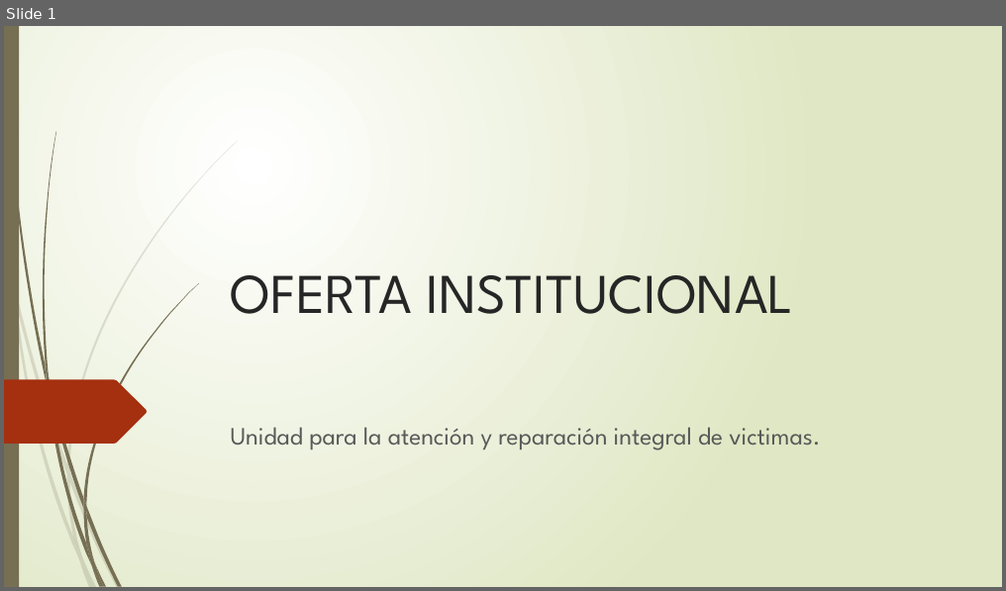
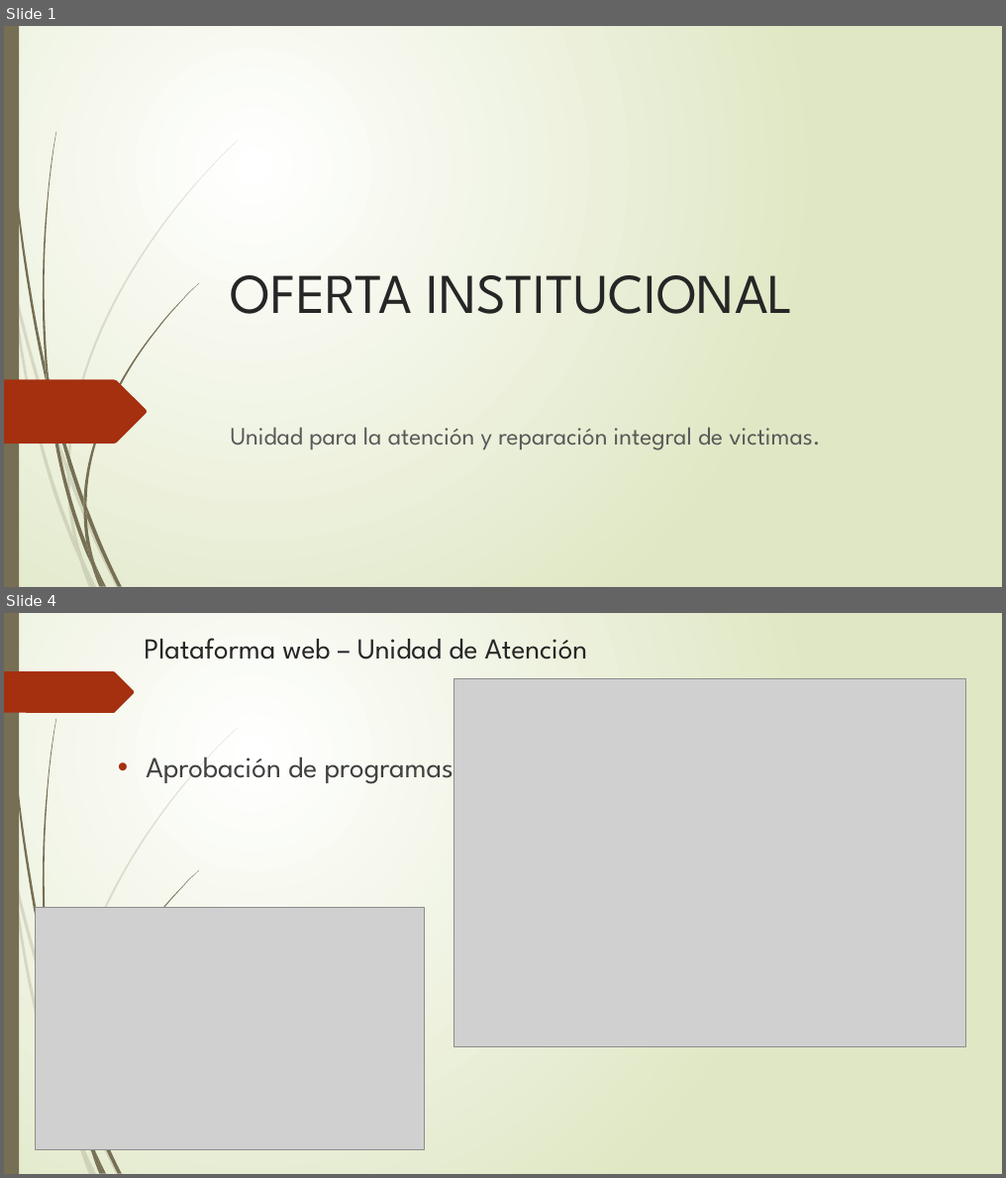
Before and after one commit to anfesmo/Oferta_Institucional, a slide deck: Presentación1.pptx. Shown one above the other, each under a label of ours: slide 1 before the commit, slides 1 and 4 after it; the slides between them are not shown. The pictures are 1006x591 and 1006x1178 pixels, drawn with LibreOffice and Linux fonts; fonts in the diff are those of the drawing; grey boxes stand for pictures. Boxes give left, top, right and bottom in pixels: in the first picture for what was removed or moved away, otherwise in the second. Text is boxed around its words. In the diff, an @@ line names an element or a change of style, - is before the commit and + after.

```diff
--- a/Presentación1.pptx
+++ b/Presentación1.pptx
@@ slide 4 added at (x1=4, y1=613, x2=1002, y2=1174), background gradient #FFFFFF to #DFE8C4; not listed: 18 template elements that a slide beside it also shows @@
@@ text added at (x1=144, y1=638, x2=588, y2=660), 27.9 pt, text #262626 @@
+Plataforma web – Unidad de Atención
@@ freeform shape added at (x1=4, y1=671, x2=135, y2=713), fill #A53010 @@
@@ picture added at (x1=453, y1=678, x2=966, y2=1048) @@
@@ text added at (x1=146, y1=757, x2=453, y2=784), 28 pt, text #404040 @@
+• Aprobación de programas
@@ picture added at (x1=36, y1=908, x2=425, y2=1151) @@
```
Also in this commit, not shown: 6 slides changed, 5 other slides added, 3 slides removed, 1 other file.
